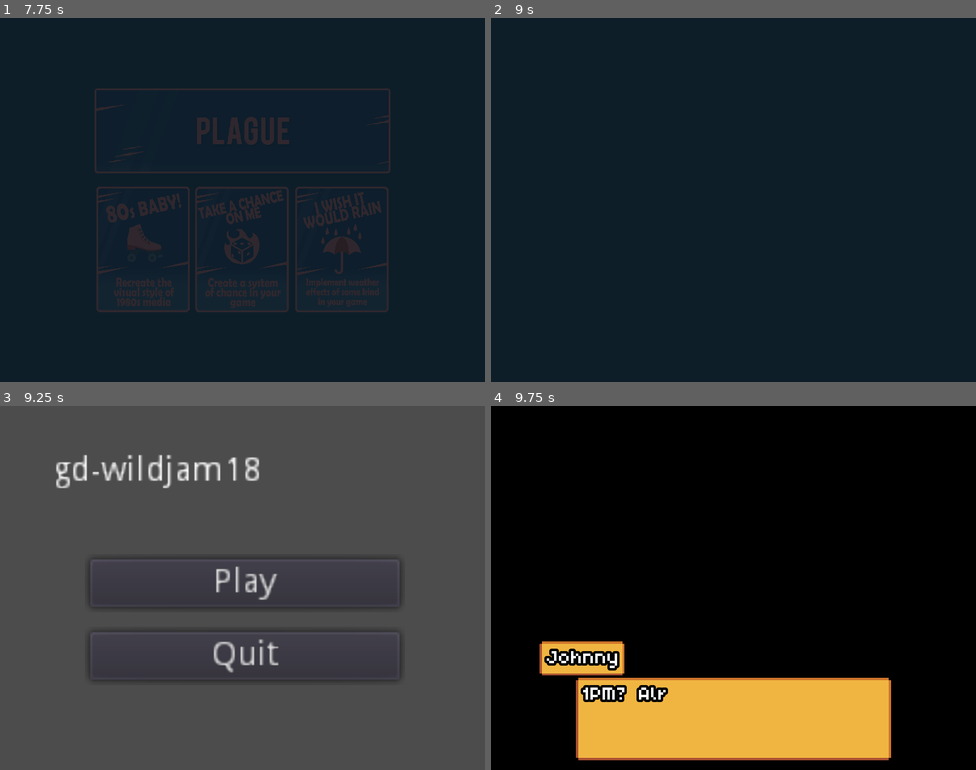
Above: before the commit, frames 1-4 (two rows, left to right).
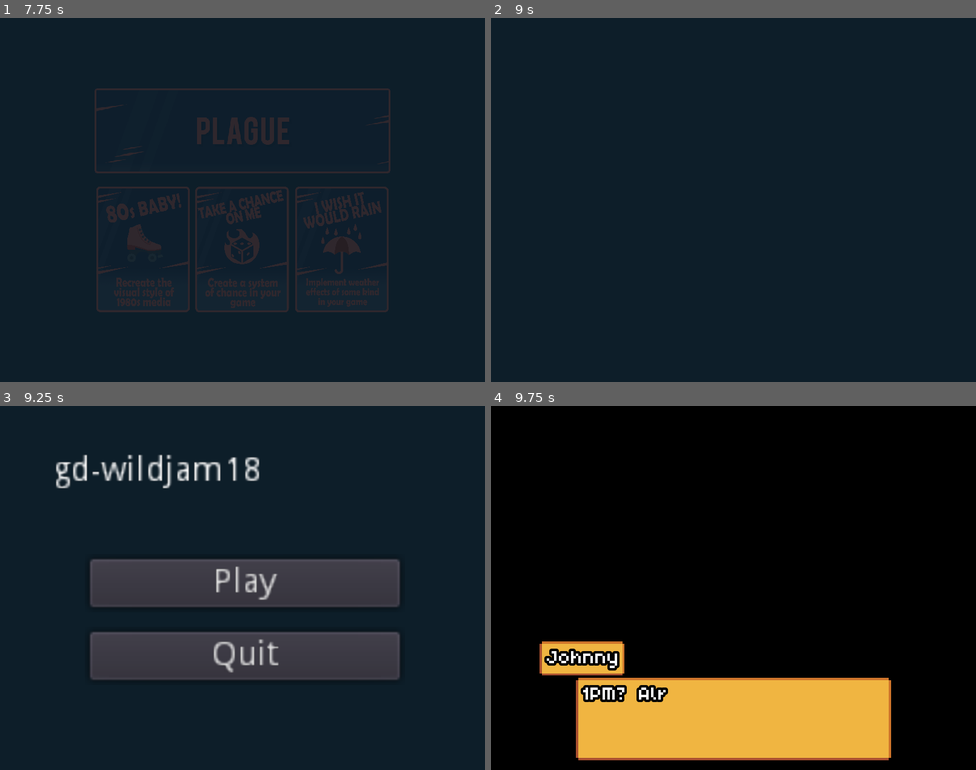
Above: after the commit, the same moments.

Repository: T4g1/gd-wildjam18
Game: Godot game, scene res://sources/menu/Splash.tscn
The game is run twice, just before and just after one commit, with the same random seed, the same clock (stepped at 60 frames per second) and the same inputs. The engine's default icon, where the game draws it, is replaced by a stand-in: a white triangle on a blue panel in a dark square. Sound files missing from this copy of the repository are replaced by a short silence.
Inputs:
- Up to frame 1 (7.75 s): tap Enter (ui_accept) at 0.5, 0.77, 1.52, 3.02, 3.5, 3.77, 4.25, 4.52, 5, 6.02, 6.5, 6.77, 7.52 s; hold E (interact) 0.53-1.28 s; hold Right (ui_right) 0.53-2.03 s; tap E (interact) every 1.5 s from 1.35 to 7.35 s; hold Left (ui_left) 2.03-2.78 s; hold E (interact) 2.03-2.78 s; hold Right (ui_right) 2.78-4.28 s; hold E (interact) 3.53-4.28 s; hold Left (ui_left) 4.28-5.03 s; hold Right (ui_right) 5.03-5.78 s; hold E (interact) 5.03-5.78 s; hold Left (ui_left) 5.78-7.28 s; hold E (interact) 6.53-7.28 s; hold Right (ui_right) from 7.28 s (still down)
- Up to frame 2 (9 s): keep holding Right (ui_right); hold E (interact) 8.03-8.78 s; tap Enter (ui_accept) at 8.75 s; tap E (interact) at 8.85 s
- Up to frame 3 (9.25 s): keep holding Right (ui_right); tap Enter (ui_accept) at 9.02 s
- Up to frame 4 (9.75 s): release Right (ui_right) at 9.5 s; click "Play" at 9.5 s

Frames 1-2 are identical in both runs. In frame 3, 82% of the frame differs, in the area x 0-100%, y 0-100%; in frame 4, nothing differs.

Commit message:
[enh] Fix splash screen color

Diff:
--- a/sources/menu/Splash.gd
+++ b/sources/menu/Splash.gd
@@ -13,6 +13,8 @@
 
 
 func _ready() -> void:
+	VisualServer.set_default_clear_color(Color("#0d1e29"))
+
 	logo.modulate.a = 0
 	topic.modulate.a = 0
 
--- a/sources/menu/Splash.tscn
+++ b/sources/menu/Splash.tscn
@@ -12,7 +12,6 @@
 __meta__ = {
 "_edit_use_anchors_": false
 }
-title_screen_path = "res://sources/menu/TitleScreen.tscn"
 
 [node name="Tween" type="Tween" parent="."]
 
